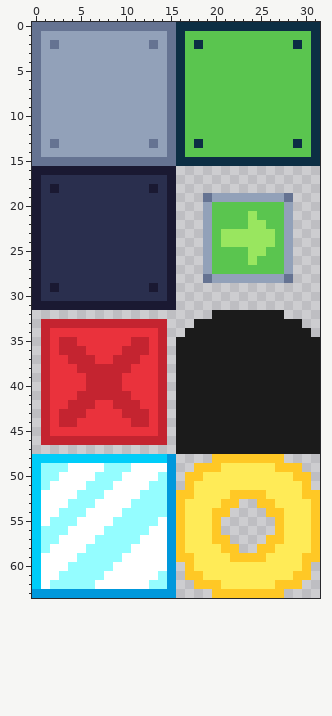
Edited in one commit: pixel-art sprite (resources/textures/tileset.png). This is how it looked before the edit.
The file is 32x64 pixels.
Now the later version:
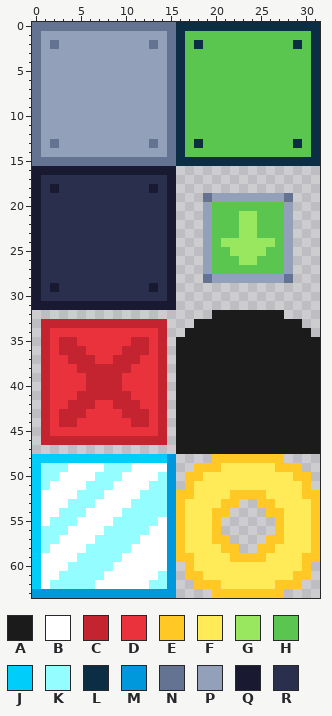
Palette (. is transparent): A #1b1b1b  B #ffffff  C #c42430  D #ea323c  E #ffc825  F #ffeb57  G #99e65f  H #5ac54f  J #00cdf9  K #94fdff  L #0c2e44  M #0098dc  N #657392  P #92a1b9  Q #1a1932  R #2a2f4e
Changes in this commit:
Colour H becomes colour G in rows 21 to 22 at x 23; in row 25 at x 22 to 23; in row 26 at x 23.
Colour G becomes colour H in row 22 at x 25; in row 23 at x 21 to 22 and 25 to 26.
Pixel boxes of the changes (left, top, right, bottom) in both pictures:
changed: (221, 211, 275, 265)
